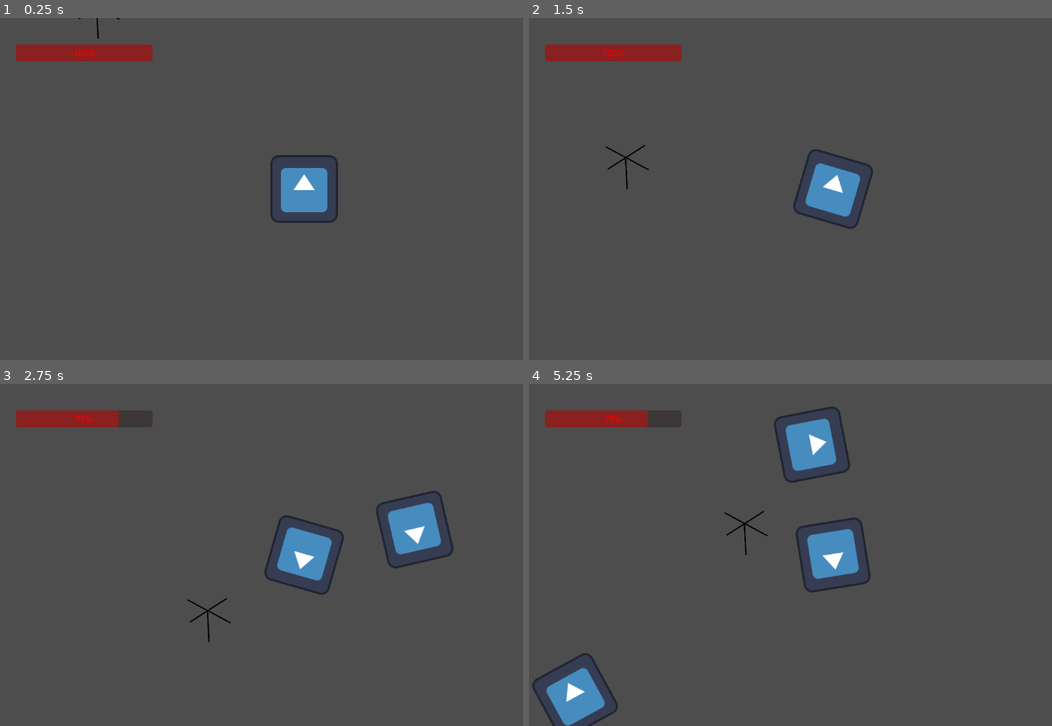
Above: before the commit, frames 1-4 (two rows, left to right).
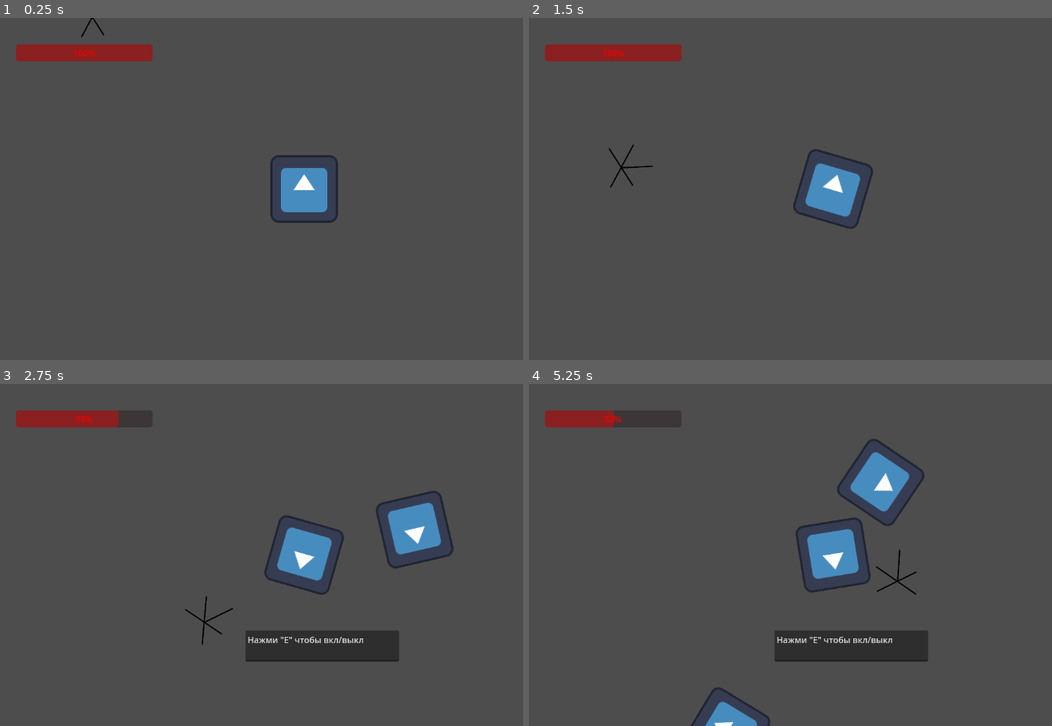
Above: after the commit, the same moments.

Repository: DanikShch/Game
Game: Godot game, scene res://Level/level.tscn
Same seed, same stepped clock (60 frames per second), same inputs: the game is played once before the commit and once after it. The engine's default icon, where the game draws it, is replaced by a stand-in: a white triangle on a blue panel in a dark square.
Inputs (mouse positions are in pixels of both pictures, inside the frame that each line leads up to):
- Up to frame 1 (0.25 s): no input
- Up to frame 2 (1.5 s): tap Enter at 0.5 s; move the mouse to (800, 257) at 0.52 s; press the mouse at (800, 257) at 0.53 s; hold W (up) from 0.53 s (still down); tap E (Enable, bound only after the commit) at 0.8, 1.35 s; move the mouse to (1015, 240) at 1.27 s; release the mouse at (1015, 240) at 1.28 s
- Up to frame 3 (2.75 s): click (486, 606) at 1.55 s; move the mouse to (120, 503) at 2.02 s; release W (up) at 2.03 s; press the mouse at (120, 503) at 2.03 s; hold A (left) from 2.03 s (still down); tap E (Enable, bound only after the commit) at 2.3 s
- Up to frame 4 (5.25 s): move the mouse to (863, 555) at 2.77 s; release the mouse at (863, 555) at 2.78 s; tap Mouse wheel down (weapon_change_down) at 2.85 s; click (863, 555) at 3.05 s; move the mouse to (743, 469) at 3.52 s; release A (left) at 3.53 s; hold S (down) 3.53-4.28 s; tap Mouse wheel up (weapon_change_up) at 3.6 s; tap E (Enable, bound only after the commit) at 3.8, 4.35 s; move the mouse to (968, 537) at 4.27 s; hold D (right) 4.28-5.03 s; click (968, 537) at 4.55 s; move the mouse to (712, 572) at 5.02 s; press the mouse at (712, 572) at 5.03 s; hold W (up) from 5.03 s (still down)

The runs differ from the first frame. In frame 1, less than 0.1% of the frame differs, in the area x 14-23%, y 0-7%; in frame 2, 0.2%; in frame 3, 2.7%; in frame 4, 8.1%, in the area x 0-77%, y 6-100%.

Commit message:
Доделана турель
*Можно вкл/выкл нажав E в зоне(появляется сообщение)

Diff:
--- a/Gun/hub_gun.gd
+++ b/Gun/hub_gun.gd
@@ -9,18 +9,34 @@
 var enable = true
 var ready_to_shoot = true
 var body = []
+var text_edit
 
 
+func _ready():
+	check_player_collision()
 
 
 
 func _physics_process(delta):
 	if enable && ready_to_shoot:
-		body = $Area2D.get_overlapping_bodies()
+		body = $Attack_area.get_overlapping_bodies()
 		for enemy in body:
 			if enemy.is_in_group("Enemy"):
 				print(enemy)
+				var pos = enemy.get_global_position()
+				var angle = rad_to_deg(atan2(pos.y - global_position.y, pos.x - global_position.x))
+				$".".rotation_degrees = angle
+				move_and_slide()
 				shoot(enemy)
+
+	if check_player_collision():
+		text_edit.set_visible(true)
+		if Input.is_action_just_pressed("Enable"):
+			enable = !enable
+	else:
+		text_edit.set_visible(false)
+
+
 
 
 
@@ -36,3 +52,16 @@
 		await get_tree().create_timer(reload_time).timeout
 		current_ammo = 120
 		ready_to_shoot = true
+
+
+func set_text(text):
+	text_edit = text
+
+
+func check_player_collision():
+		var result = false
+		var body = $Control_area.get_overlapping_bodies()
+		for player in body:
+			if player.is_in_group("Player"):
+				result = true
+		return result
--- a/Gun/hub_gun.tscn
+++ b/Gun/hub_gun.tscn
@@ -8,6 +8,9 @@
 
 [sub_resource type="CircleShape2D" id="CircleShape2D_v8d3p"]
 
+[sub_resource type="RectangleShape2D" id="RectangleShape2D_r0hw1"]
+size = Vector2(263, 213)
+
 [node name="hub_gun" type="CharacterBody2D"]
 position = Vector2(-184, -182)
 collision_layer = 0
@@ -16,6 +19,7 @@
 
 [node name="Sprite2D" type="Sprite2D" parent="."]
 position = Vector2(5.50002, -1.75)
+rotation = -1.5708
 scale = Vector2(0.487097, 0.468379)
 texture = ExtResource("1_qil24")
 
@@ -23,13 +27,21 @@
 position = Vector2(3, 0.5)
 shape = SubResource("RectangleShape2D_bife0")
 
-[node name="Area2D" type="Area2D" parent="."]
+[node name="Attack_area" type="Area2D" parent="."]
 collision_layer = 0
 collision_mask = 5
 
-[node name="range_border" type="CollisionShape2D" parent="Area2D"]
+[node name="range_border" type="CollisionShape2D" parent="Attack_area"]
 scale = Vector2(42.515, 42.515)
 shape = SubResource("CircleShape2D_v8d3p")
 
-[connection signal="area_entered" from="Area2D" to="." method="_on_area_2d_area_entered"]
-[connection signal="area_exited" from="Area2D" to="." method="_on_area_2d_area_exited"]
+[node name="Control_area" type="Area2D" parent="."]
+collision_layer = 0
+collision_mask = 2
+
+[node name="CollisionShape2D" type="CollisionShape2D" parent="Control_area"]
+position = Vector2(4.5, 2.5)
+shape = SubResource("RectangleShape2D_r0hw1")
+
+[connection signal="area_entered" from="Attack_area" to="." method="_on_area_2d_area_entered"]
+[connection signal="area_exited" from="Attack_area" to="." method="_on_area_2d_area_exited"]
--- a/Level/hub.tscn
+++ b/Level/hub.tscn
@@ -27,3 +27,4 @@
 shape = SubResource("RectangleShape2D_gcy4v")
 
 [node name="hub_gun" parent="." instance=ExtResource("1_f3djw")]
+collision_layer = 1
--- a/Level/level.gd
+++ b/Level/level.gd
@@ -15,6 +15,7 @@
 	spawn_positions.append($SpawnPoint3.global_position)
 	spawn_positions.append($SpawnPoint4.global_position)
 	#print_debug_values()
+	$hub/hub_gun.set_text($CanvasLayer/TextEdit)
 
 
 func _process(delta):
--- a/Level/level.tscn
+++ b/Level/level.tscn
@@ -2,9 +2,10 @@
 
 [ext_resource type="Script" path="res://Level/level.gd" id="1_211jd"]
 [ext_resource type="PackedScene" uid="uid://c74bp6ifb7uah" path="res://Player/player.tscn" id="1_j2dax"]
-[ext_resource type="Script" path="res://Level/Control.gd" id="5_37mfa"]
 [ext_resource type="PackedScene" uid="uid://50inqa1tguly" path="res://Level/hub.tscn" id="5_l75ey"]
 [ext_resource type="PackedScene" uid="uid://d35rjiq367h7c" path="res://UI/UI.tscn" id="5_t08mf"]
+
+[sub_resource type="Theme" id="Theme_podj0"]
 
 [sub_resource type="NavigationPolygon" id="NavigationPolygon_4mgbx"]
 vertices = PackedVector2Array(-250, 955, -245, -535, -187, -530, 1679, 955, -186, -530, 1683, -535)
@@ -26,29 +27,15 @@
 [node name="UI" parent="." instance=ExtResource("5_t08mf")]
 
 [node name="CanvasLayer" type="CanvasLayer" parent="."]
+
+[node name="TextEdit" type="TextEdit" parent="CanvasLayer"]
 visible = false
-
-[node name="Control" type="Control" parent="CanvasLayer"]
-layout_mode = 3
-anchors_preset = 0
-offset_right = 40.0
-offset_bottom = 40.0
-script = ExtResource("5_37mfa")
-
-[node name="Back" type="ColorRect" parent="CanvasLayer/Control"]
-layout_mode = 0
-offset_left = 72.0
-offset_top = 15.0
-offset_right = 293.0
-offset_bottom = 55.0
-
-[node name="Front" type="ColorRect" parent="CanvasLayer/Control"]
-layout_mode = 0
-offset_left = 84.0
-offset_top = 21.0
-offset_right = 284.0
-offset_bottom = 48.0
-color = Color(1, 0, 0, 1)
+offset_left = 465.0
+offset_top = 467.0
+offset_right = 756.0
+offset_bottom = 526.0
+theme = SubResource("Theme_podj0")
+text = "Нажми \"E\" чтобы вкл/выкл"
 
 [node name="SpawnPoint" type="Node2D" parent="."]
 position = Vector2(1151, -805)
--- a/Player/player.gd
+++ b/Player/player.gd
@@ -7,7 +7,7 @@
 var max_health = 20.0
 
 func _ready():
-	pass
+	$".".add_to_group("Player")
 
 
 func get_health():
--- a/Player/player.tscn
+++ b/Player/player.tscn
@@ -8,7 +8,7 @@
 [sub_resource type="RectangleShape2D" id="RectangleShape2D_h5vng"]
 size = Vector2(128, 128)
 
-[node name="Player" type="CharacterBody2D"]
+[node name="Player" type="CharacterBody2D" groups=["Player"]]
 collision_layer = 2
 collision_mask = 5
 script = ExtResource("1_l5uj8")
--- a/project.godot
+++ b/project.godot
@@ -60,6 +60,11 @@
 "events": [Object(InputEventMouseButton,"resource_local_to_scene":false,"resource_name":"","device":-1,"window_id":0,"a …(253 unchanged characters)…
 ]
 }
+Enable={
+"deadzone": 0.5,
+"events": [Object(InputEventKey,"resource_local_to_scene":false,"resource_name":"","device":-1,"window_id":0,"alt_pressed":false,"shift_pressed":false,"ctrl_pressed":false,"meta_pressed":false,"pressed":false,"keycode":0,"physical_keycode":69,"key_label":0,"unicode":101,"echo":false,"script":null)
+]
+}
 
 [layer_names]
 
Not shown: 1 places in Gun/hub_gun.tscn that only renumber resources
